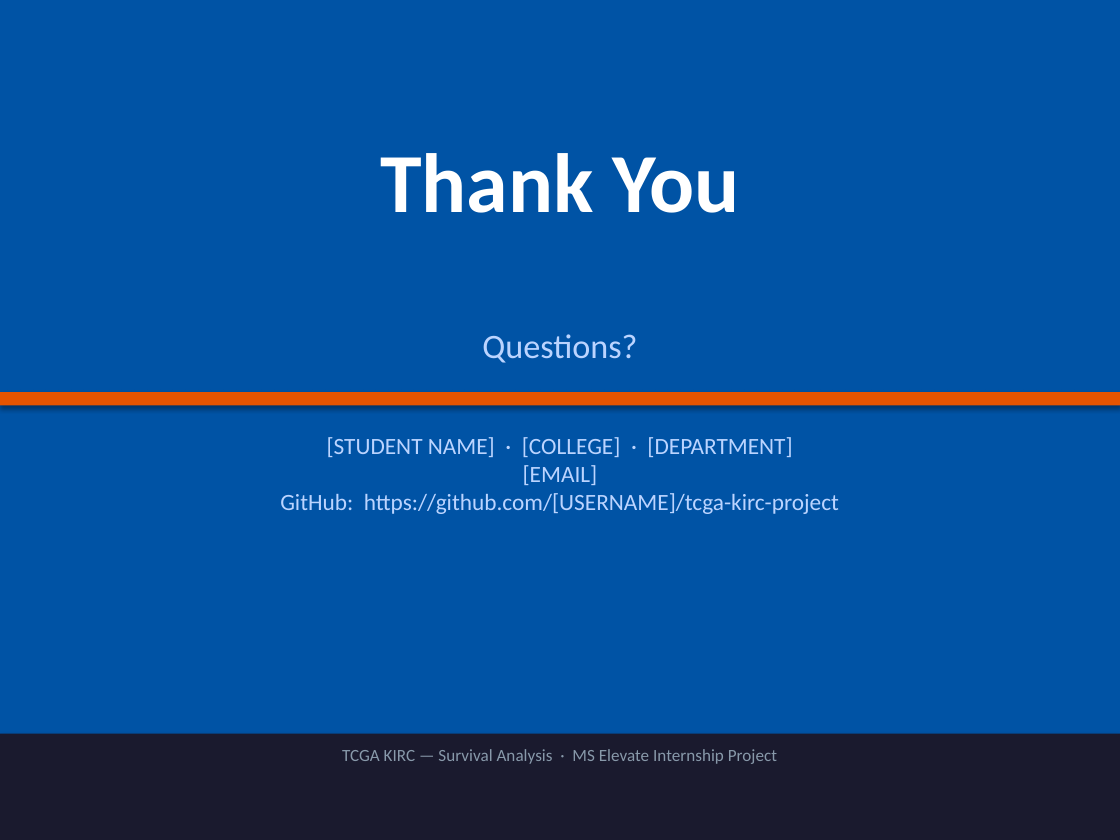
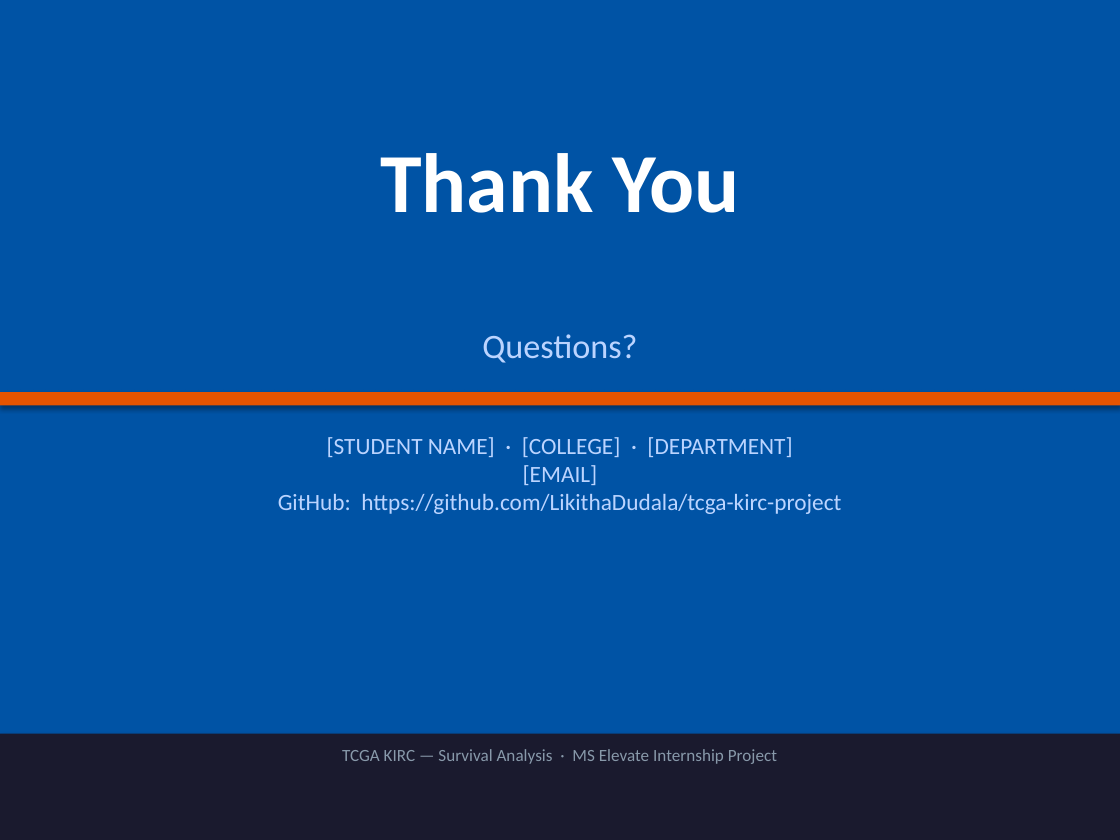
Before and after one commit to LikithaDudala/tcga-kirc-project, a slide deck: slide 11 of outputs/TCGA_KIRC_Presentation.pptx. Drawn at 1120x840 pixels with LibreOffice and Linux fonts; fonts in the diff are those of the drawing. Boxes give left, top, right and bottom in pixels: in the first picture for what was removed or moved away, otherwise in the second. Text is boxed around its words. In the diff, an @@ line names an element or a change of style, - is before the commit and + after.

```diff
--- a/outputs/TCGA_KIRC_Presentation.pptx
+++ b/outputs/TCGA_KIRC_Presentation.pptx
@@ text at [278,494,841,514]: text changed @@
-GitHub: https://github.com/[USERNAME]/tcga-kirc-project
+GitHub: https://github.com/LikithaDudala/tcga-kirc-project
```
Also in this commit, not shown: 1 other slide changed, 1 other file.
